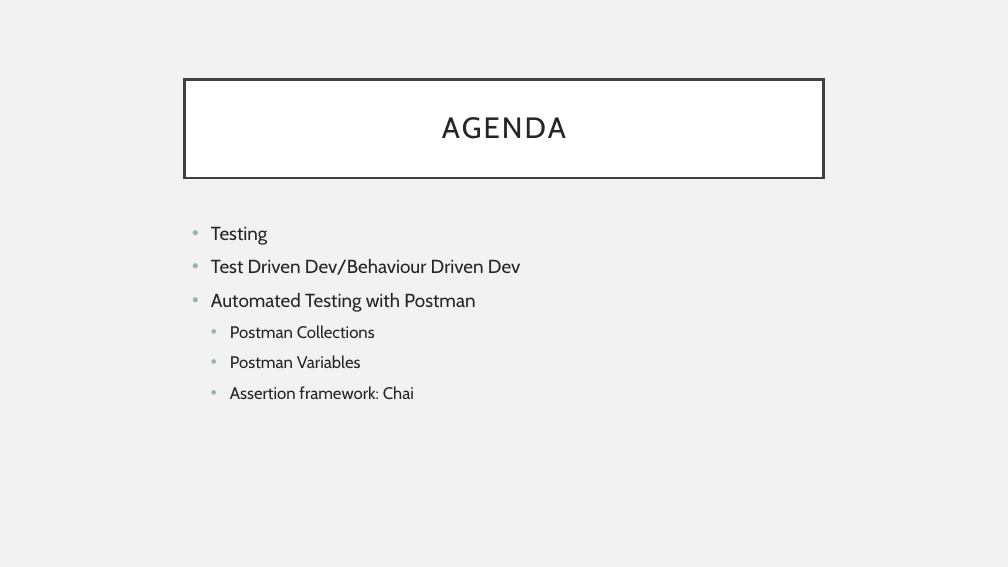
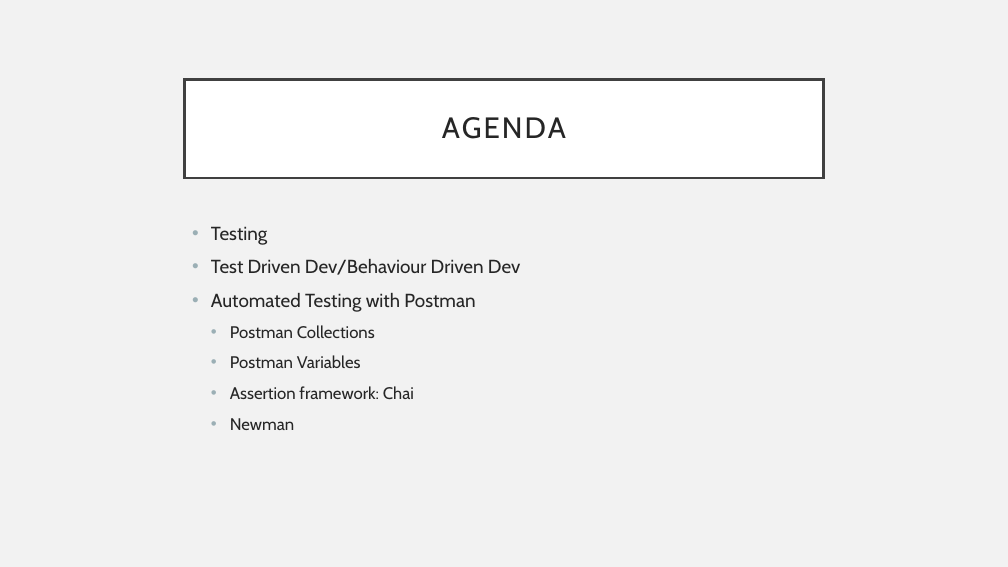
Before and after one commit to diarmuidoconnor/ewd-module-2025, a slide deck: slide 2 of topic12/talk-1/Testing-Web-APIs.pptx. Drawn at 1008x567 pixels with LibreOffice and Linux fonts; fonts in the diff are those of the drawing. Boxes give left, top, right and bottom in pixels: in the first picture for what was removed or moved away, otherwise in the second. Text is boxed around its words. In the diff, an @@ line names an element or a change of style, - is before the commit and + after.

```diff
--- a/topic12/talk-1/Testing-Web-APIs.pptx
+++ b/topic12/talk-1/Testing-Web-APIs.pptx
@@ text at [230,418,294,430]: paragraph added @@
+  • Newman
```
Also in this commit, not shown: 2 other slides changed, 23 other files.
